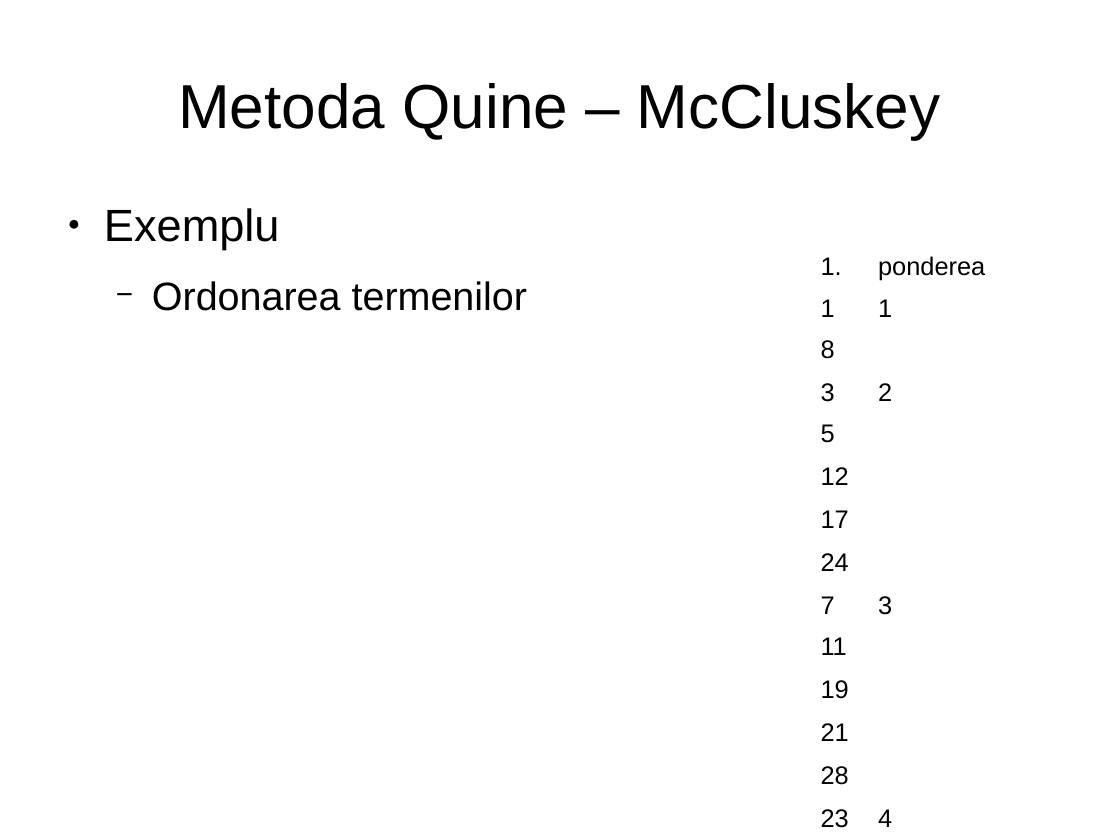
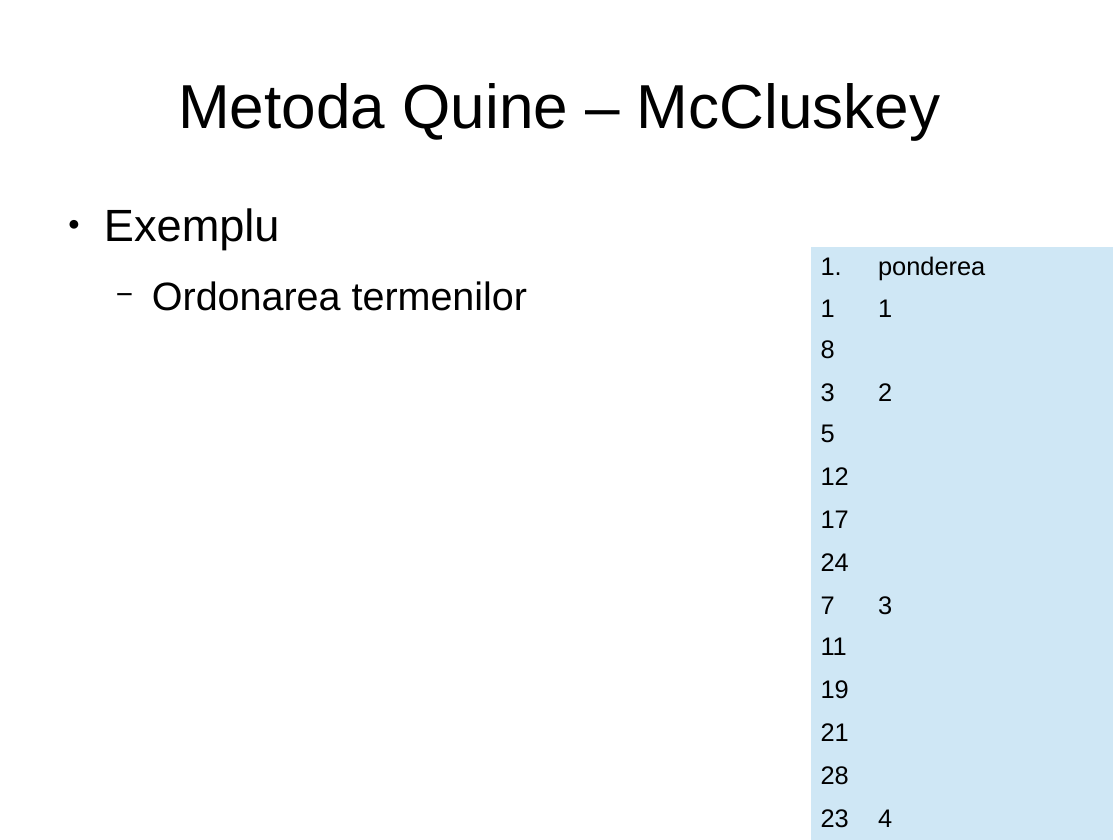
Before and after one commit to mohammadfayaj/Suport_HDL, a slide deck: slide 14 of Curs_3_Minimizarea_logica/FunctiiLogice2.3.odp. Drawn at 1120x840 pixels with LibreOffice and Linux fonts; fonts in the diff are those of the drawing. Boxes give left, top, right and bottom in pixels: in the first picture for what was removed or moved away, otherwise in the second. Text is boxed around its words. In the diff, an @@ line names an element or a change of style, - is before the commit and + after.

```diff
--- a/Curs_3_Minimizarea_logica/FunctiiLogice2.3.odp
+++ b/Curs_3_Minimizarea_logica/FunctiiLogice2.3.odp
@@ table at [811,247,1114,833] @@
@@ fill #FFFFFF to #CFE7F5 in 19 cells @@
```
Also in this commit, not shown: 16 other slides changed, 6 slides added, 1 slide removed, 1 other file.
